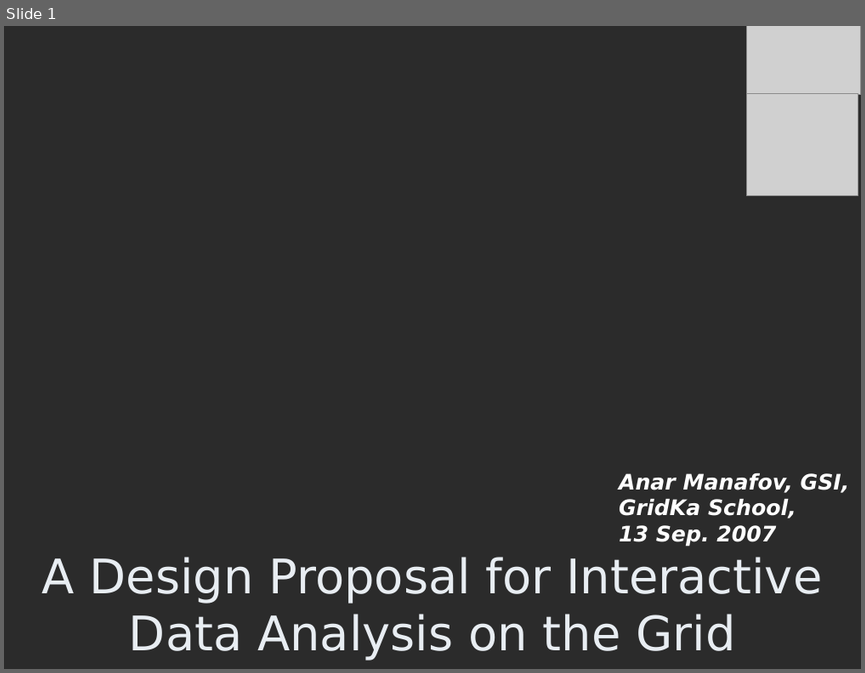
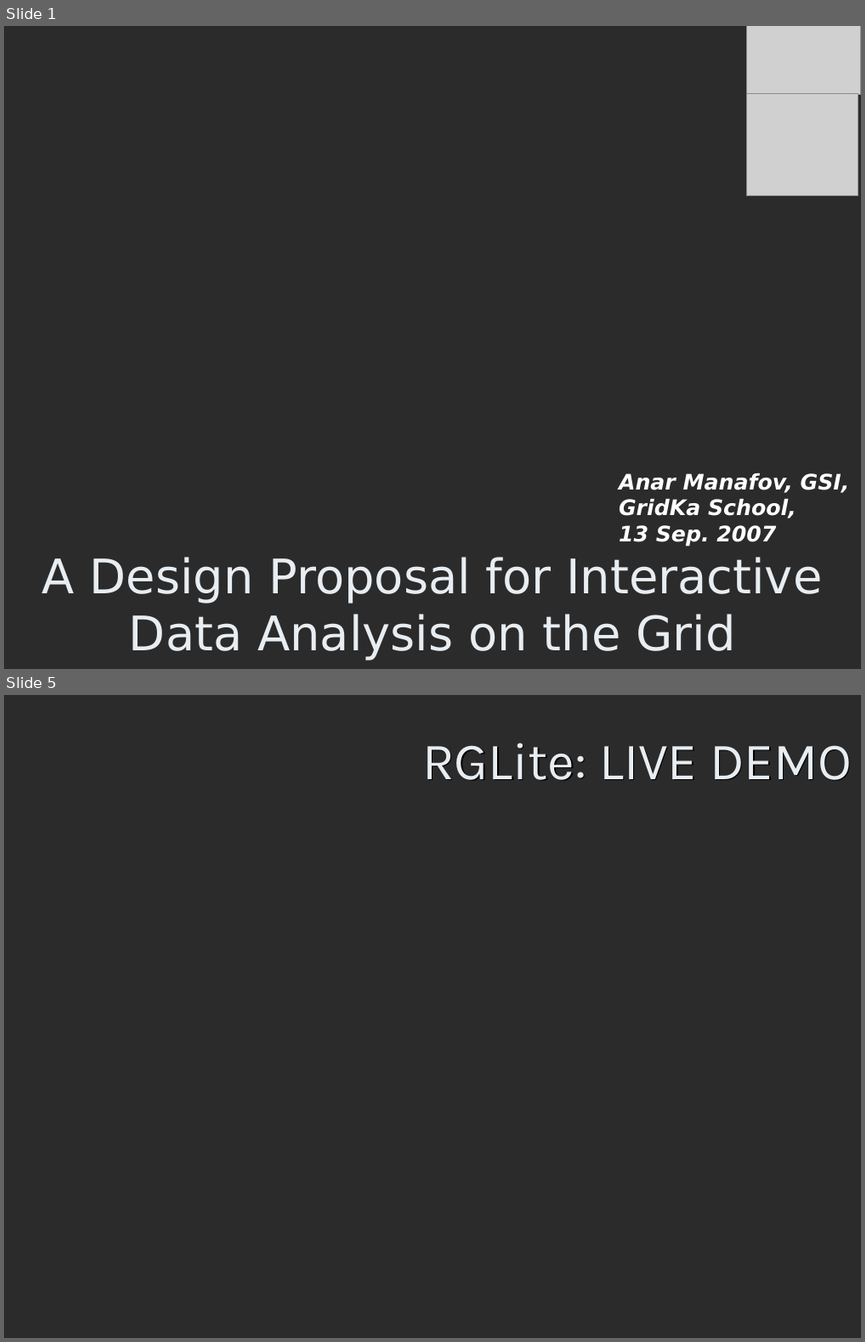
Before and after one commit to AnarManafov/PoDDocumentation, a slide deck: GridKaSchool/2007/GridKaSchool-2007-RGLite_gLitePROOF(GSI).ppt. Shown one above the other, each under a label of ours: slide 1 before the commit, slides 1 and 5 after it; the slides between them are not shown. The pictures are 865x673 and 865x1342 pixels, drawn with LibreOffice and Linux fonts; fonts in the diff are those of the drawing; grey boxes stand for pictures; background and template pictures are left out; a plain dark background stands for a picture behind light text. Boxes give left, top, right and bottom in pixels: in the first picture for what was removed or moved away, otherwise in the second. Text is boxed around its words. In the diff, an @@ line names an element or a change of style, - is before the commit and + after.

```diff
--- a/GridKaSchool/2007/GridKaSchool-2007-RGLite_gLitePROOF(GSI).ppt
+++ b/GridKaSchool/2007/GridKaSchool-2007-RGLite_gLitePROOF(GSI).ppt
@@ slide 5 added at (4,695,861,1338), background picture (left out) @@
@@ title added at (422,743,851,780), 44 pt, text #E8EDF2 @@
+RGLite: LIVE DEMO
```
Also in this commit, not shown: 3 slides changed, 3 other slides added, 3 slides removed.
